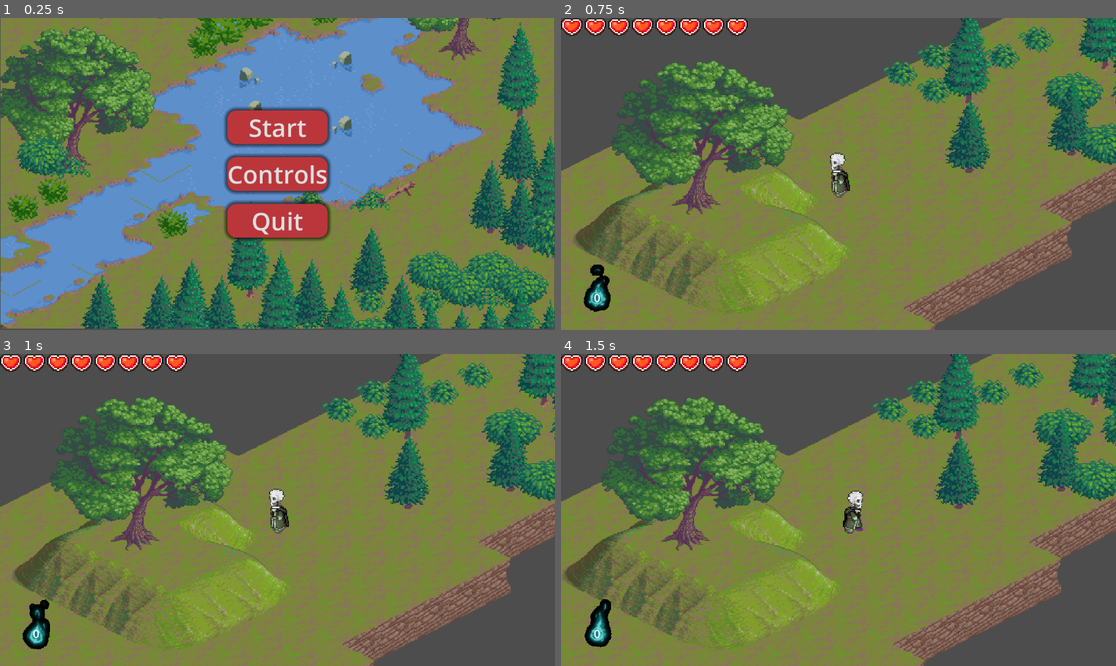
Above: before the commit, frames 1-4 (two rows, left to right).
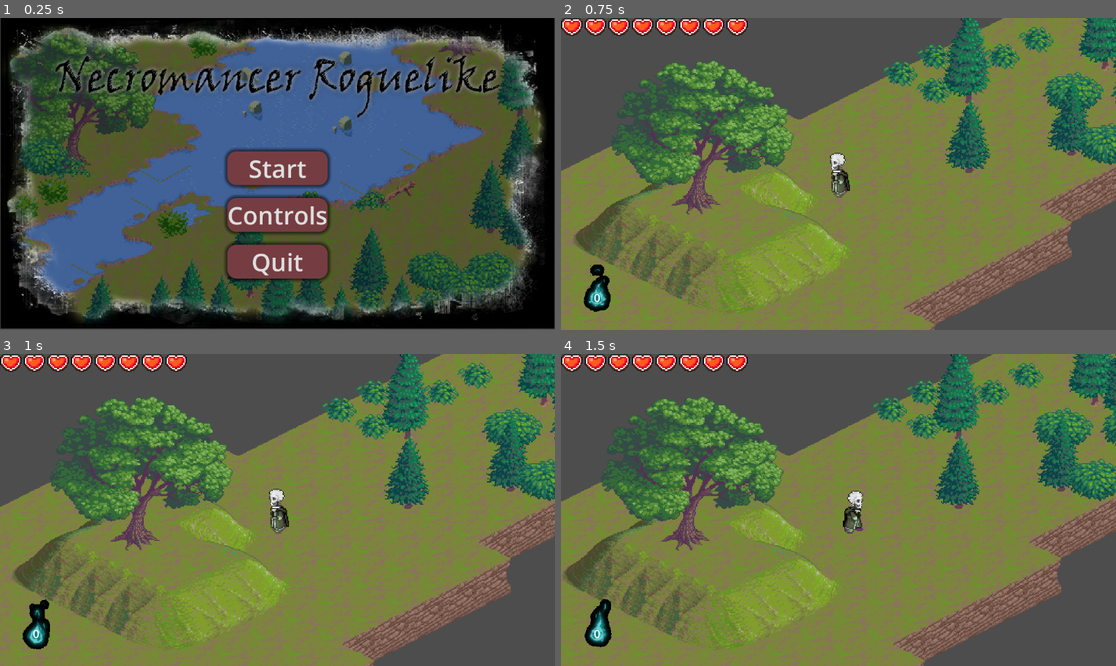
Above: after the commit, the same moments.

Repository: XMNNguyen/ECS179
Game: Godot game, scene res://Scenes/Starting_Menu.tscn
Same seed, same stepped clock (60 frames per second), same inputs: the game is played once before the commit and once after it.
Inputs:
- Up to frame 1 (0.25 s): no input
- Up to frame 2 (0.75 s): click "Start" at 0.5 s
- Up to frame 3 (1 s): no input
- Up to frame 4 (1.5 s): hold D (right) from 1.28 s (still down)

The runs differ from the first frame. In frame 1, 95% of the frame differs, in the area x 0-100%, y 0-100%; in frame 2, nothing differs; in frame 3, nothing differs; in frame 4, nothing differs.

Commit message:
Updated home screen and attack sounds

Diff:
--- a/ecs179_project/Scenes/Audio.tscn
+++ b/ecs179_project/Scenes/Audio.tscn
@@ -1,9 +1,12 @@
-[gd_scene load_steps=5 format=3 uid="uid://b2dlkvgle04mm"]
+[gd_scene load_steps=8 format=3 uid="uid://b2dlkvgle04mm"]
 
 [ext_resource type="Script" path="res://Scripts/audio.gd" id="1_80uly"]
 [ext_resource type="AudioStream" uid="uid://f2xx5pxo85vu" path="res://Assets/Audio/Player_Projectile.mp3" id="2_efwy7"]
 [ext_resource type="AudioStream" uid="uid://bjlvd4ok2pjj0" path="res://Assets/Audio/Walk_Grass.mp3" id="3_cgibj"]
 [ext_resource type="AudioStream" uid="uid://hu6dita3odng" path="res://Assets/Audio/Walk_Water.mp3" id="4_owls2"]
+[ext_resource type="AudioStream" uid="uid://doub5pc6a58y" path="res://Assets/Audio/Chicken_Attack.mp3" id="5_3mue4"]
+[ext_resource type="AudioStream" uid="uid://cdg6vm3l3oxqx" path="res://Assets/Audio/Sprout_Attack.mp3" id="6_bnmo8"]
+[ext_resource type="AudioStream" uid="uid://cl8o4el1axcr3" path="res://Assets/Audio/Chicken_Death.mp3" id="7_d5snu"]
 
 [node name="Audio" type="Node2D"]
 script = ExtResource("1_80uly")
@@ -17,3 +20,16 @@
 
 [node name="WalkWater" type="AudioStreamPlayer2D" parent="."]
 stream = ExtResource("4_owls2")
+
+[node name="ChickenAttack" type="AudioStreamPlayer2D" parent="."]
+stream = ExtResource("5_3mue4")
+volume_db = -21.79
+max_polyphony = 40
+
+[node name="SproutAttack" type="AudioStreamPlayer2D" parent="."]
+stream = ExtResource("6_bnmo8")
+volume_db = -20.625
+max_polyphony = 40
+
+[node name="ChickenDeath" type="AudioStreamPlayer2D" parent="."]
+stream = ExtResource("7_d5snu")
--- a/ecs179_project/Scenes/Starting_Menu.tscn
+++ b/ecs179_project/Scenes/Starting_Menu.tscn
@@ -1,10 +1,10 @@
 [gd_scene load_steps=11 format=3 uid="uid://bw8dp04js1qxe"]
 
 [ext_resource type="Script" path="res://Scripts/starting_menu.gd" id="1_he16k"]
-[ext_resource type="Texture2D" uid="uid://clfqriehbaiob" path="res://Assets/Starting_Background.png" id="2_8by2p"]
+[ext_resource type="Texture2D" uid="uid://bho50vdrqaihy" path="res://Assets/Starting_Background.jpg" id="2_6dnkl"]
 
 [sub_resource type="StyleBoxTexture" id="StyleBoxTexture_3e6w5"]
-texture = ExtResource("2_8by2p")
+texture = ExtResource("2_6dnkl")
 
 [sub_resource type="StyleBoxEmpty" id="StyleBoxEmpty_mevup"]
 
@@ -17,7 +17,7 @@
 shadow_size = 9
 
 [sub_resource type="StyleBoxFlat" id="StyleBoxFlat_qn7nk"]
-bg_color = Color(0.44523, 0.107625, 0.123315, 1)
+bg_color = Color(0.499072, 0.125549, 0.142781, 1)
 corner_radius_top_left = 18
 corner_radius_top_right = 18
 corner_radius_bottom_right = 18
@@ -25,7 +25,7 @@
 shadow_size = 9
 
 [sub_resource type="StyleBoxFlat" id="StyleBoxFlat_k64ge"]
-bg_color = Color(0.728068, 0.211223, 0.23184, 1)
+bg_color = Color(0.460037, 0.239014, 0.257279, 1)
 corner_radius_top_left = 18
 corner_radius_top_right = 18
 corner_radius_bottom_right = 18
@@ -77,9 +77,9 @@
 anchor_right = 0.5
 anchor_bottom = 0.5
 offset_left = -104.0
-offset_top = -83.5
+offset_top = -47.0
 offset_right = 104.0
-offset_bottom = 83.5
+offset_bottom = 217.0
 grow_horizontal = 2
 grow_vertical = 2
 theme_override_constants/separation = 27
--- a/ecs179_project/Scripts/Enemies/chicken.gd
+++ b/ecs179_project/Scripts/Enemies/chicken.gd
@@ -104,6 +104,7 @@
 			velocity = target_direction * 230
 			_pecking = true
 			move_and_slide()
+			Audio.chicken_attack.play()
 		# start slowing down the chicken
 		elif _pecking && abs(velocity) >= Vector2(10, 10):
 			velocity *= 0.95
--- a/ecs179_project/Scripts/Enemies/sprout.gd
+++ b/ecs179_project/Scripts/Enemies/sprout.gd
@@ -82,6 +82,7 @@
 	cur_state = state.ATTACK
 	velocity = Vector2(0, 0)
 
+	Audio.sprout_attack.play()
 	blend_position = Vector2(target_direction.x, -target_direction.y)
 	move_and_slide()
 	state_machine.travel(state_keys[cur_state])
--- a/ecs179_project/Scripts/audio.gd
+++ b/ecs179_project/Scripts/audio.gd
@@ -3,3 +3,6 @@
 @onready var player_projectile: AudioStreamPlayer2D = $PlayerProjectile
 @onready var walk_grass: AudioStreamPlayer2D = $WalkGrass
 @onready var walk_water: AudioStreamPlayer2D = $WalkWater
+@onready var chicken_attack: AudioStreamPlayer2D = $ChickenAttack
+@onready var sprout_attack: AudioStreamPlayer2D = $SproutAttack
+@onready var chicken_death: AudioStreamPlayer2D = $ChickenDeath
Not shown, added: ecs179_project/Assets/Audio/Chicken_Attack.mp3.import
Not shown, added: ecs179_project/Assets/Audio/Chicken_Death.mp3.import
Not shown, added: ecs179_project/Assets/Audio/Sprout_Attack.mp3.import
Binary file changed: ecs179_project/Assets/Options_Menu.png
Binary file added: ecs179_project/Assets/Starting_Background.jpg
Not shown, added: ecs179_project/Assets/Starting_Background.jpg.import
Not shown, added: ecs179_project/Assets/Audio/Chicken_Attack.mp3
Not shown, added: ecs179_project/Assets/Audio/Chicken_Death.mp3
Not shown, added: ecs179_project/Assets/Audio/Sprout_Attack.mp3
